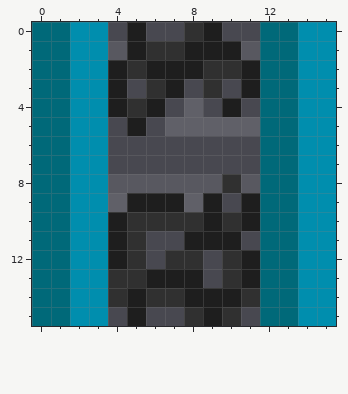
Edited in one commit: pixel-art sprite (tiles/oreburgh_south/anim/coal_vertical/05.png). The picture above was drawn from the file before the commit.
The file is 16x16 pixels.
The result:
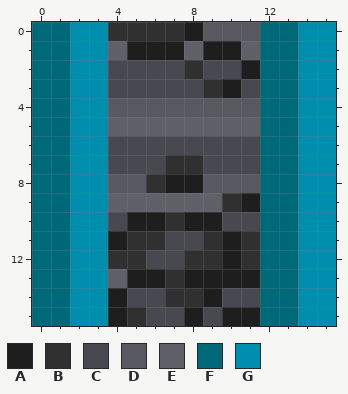
Palette (. is transparent): A #1e1e1e  B #303030  C #484850  D #585860  E #606068  F #006979  G #008eae
Edits made:
@@ x 0..15 @@
- 0 FFGGCACCBACCFFGG
- 1 FFGGDABBAAADFFGG
- 2 FFGGABAAABBAFFGG
- 3 FFGGACBACBCAFFGG
- 4 FFGGABACECACFFGG
- 5 FFGGCACEEEEEFFGG
+ 0 FFGGBBBBADDDFFGG
+ 1 FFGGEAAAEAAEFFGG
+ 2 FFGGCCCCBCCAFFGG
+ 3 FFGGCCCCCBACFFGG
+ 4 FFGGDDDDDDDDFFGG
+ 5 FFGGEEEEEEEEFFGG
  6 FFGGCCCCCCCCFFGG
- 7 FFGGCCCCCCCCFFGG
- 8 FFGGDDDDDDBDFFGG
- 9 FFGGEAAAEACAFFGG
-10 FFGGABBBBABAFFGG
-11 FFGGABCCAAACFFGG
-12 FFGGABCBBCBAFFGG
-13 FFGGBBAAACBAFFGG
-14 FFGGBABBAAABFFGG
-15 FFGGCACCBABCFFGG
+ 7 FFGGCCCBBCCCFFGG
+ 8 FFGGDDBAADDDFFGG
+ 9 FFGGEEEEEEBAFFGG
+10 FFGGCAABAACCFFGG
+11 FFGGABBCCBABFFGG
+12 FFGGBBCCBBABFFGG
+13 FFGGEAABAAAAFFGG
+14 FFGGACCBBACCFFGG
+15 FFGGABCCACAAFFGG
